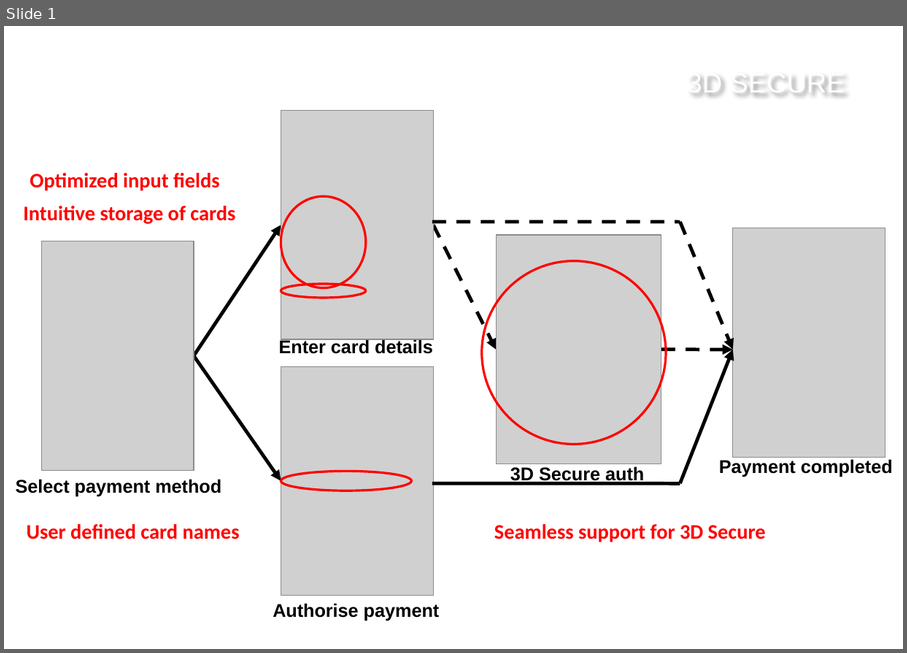
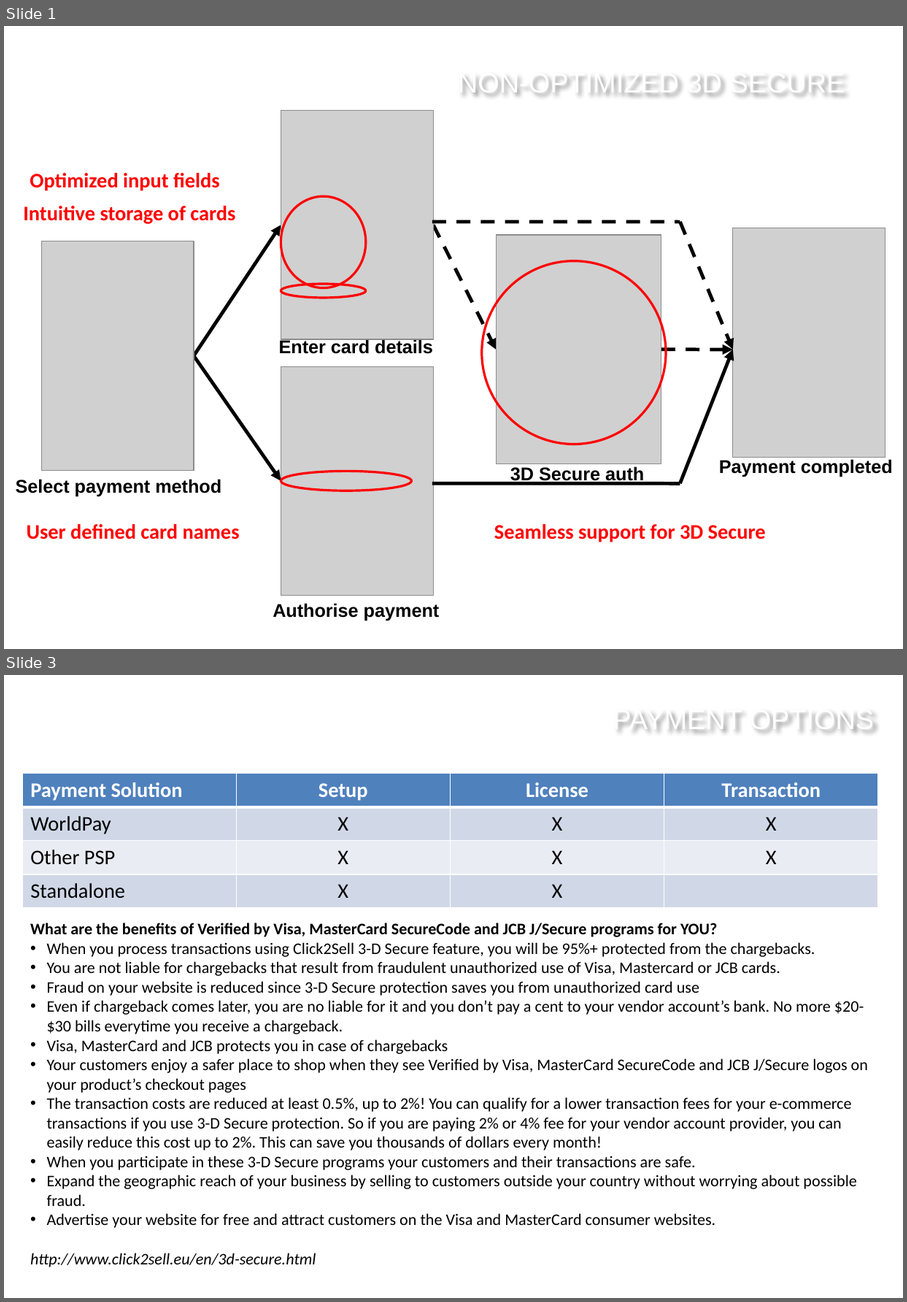
Before and after one commit to vlad3942/mpoint, a slide deck: doc/mPoint - 3D Secure.pptx. Shown one above the other, each under a label of ours: slide 1 before the commit, slides 1 and 3 after it; the slides between them are not shown. The pictures are 907x653 and 907x1302 pixels, drawn with LibreOffice and Linux fonts; fonts in the diff are those of the drawing; grey boxes stand for pictures; background and template pictures are left out. Boxes give left, top, right and bottom in pixels: in the first picture for what was removed or moved away, otherwise in the second. Text is boxed around its words. In the diff, an @@ line names an element or a change of style, - is before the commit and + after.

```diff
--- a/doc/mPoint - 3D Secure.pptx
+++ b/doc/mPoint - 3D Secure.pptx
@@ slide 3 added at (4,675,903,1298), background picture (left out) @@
@@ title added at (613,714,874,732), 24 pt, text #FFFFFF @@
+PAYMENT OPTIONS
@@ table added at (22,773,879,908), 4 rows, 4 columns @@
+Payment Solution | Setup | License | Transaction
+WorldPay | X | X | X
+Other PSP | X | X | X
+Standalone | X | X | 
@@ text added at (30,922,868,1267), 14 pt, text #000000 @@
+What are the benefits of Verified by Visa, MasterCard SecureCode and JCB J/Secure programs for YOU?
+• When you process transactions using Click2Sell 3-D Secure feature, you will be 95%+ protected from the chargebacks.
+• You are not liable for chargebacks that result from fraudulent unauthorized use of Visa, Mastercard or JCB cards.
+• Fraud on your website is reduced since 3-D Secure protection saves you from unauthorized card use
+• Even if chargeback comes later, you are no liable for it and you don’t pay a cent to your vendor account’s bank. No more $20-$30 bills everytime you receive a chargeback.
+• Visa, MasterCard and JCB protects you in case of chargebacks
+• Your customers enjoy a safer place to shop when they see Verified by Visa, MasterCard SecureCode and JCB J/Secure logos on your product’s checkout pages
+• The transaction costs are reduced at least 0.5%, up to 2%! You can qualify for a lower transaction fees for your e-commerce transactions if you use 3-D Secure protection. So if you are paying 2% or 4% fee for your vendor account provider, you can easily reduce this cost up to 2%. This can save you thousands of dollars every month!
+• When you participate in these 3-D Secure programs your customers and their transactions are safe.
+• Expand the geographic reach of your business by selling to customers outside your country without worrying about possible fraud.
+• Advertise your website for free and attract customers on the Visa and MasterCard consumer websites.
+http://www.click2sell.eu/en/3d-secure.html
@@ slide 1 changed as well @@
@@ title at (458,77,846,96): text changed @@
-3D SECURE
+NON-OPTIMIZED 3D SECURE
```
Also in this commit, not shown: 1 other slide added, 3 other files.
